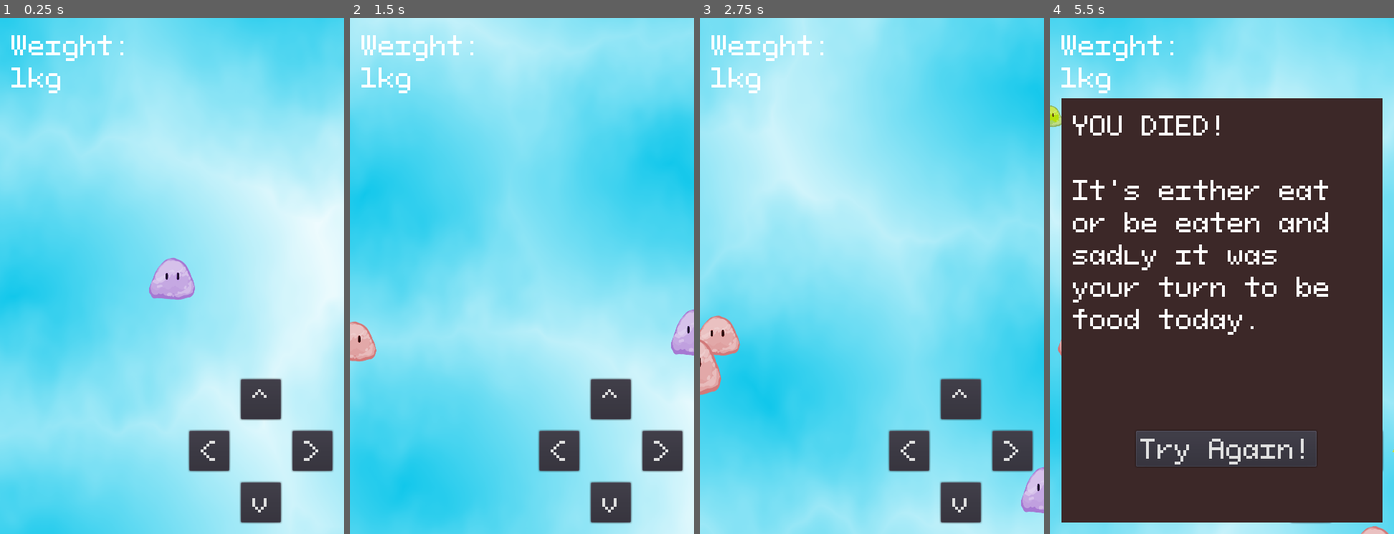
Above: before the commit, frames 1-4 (left to right).
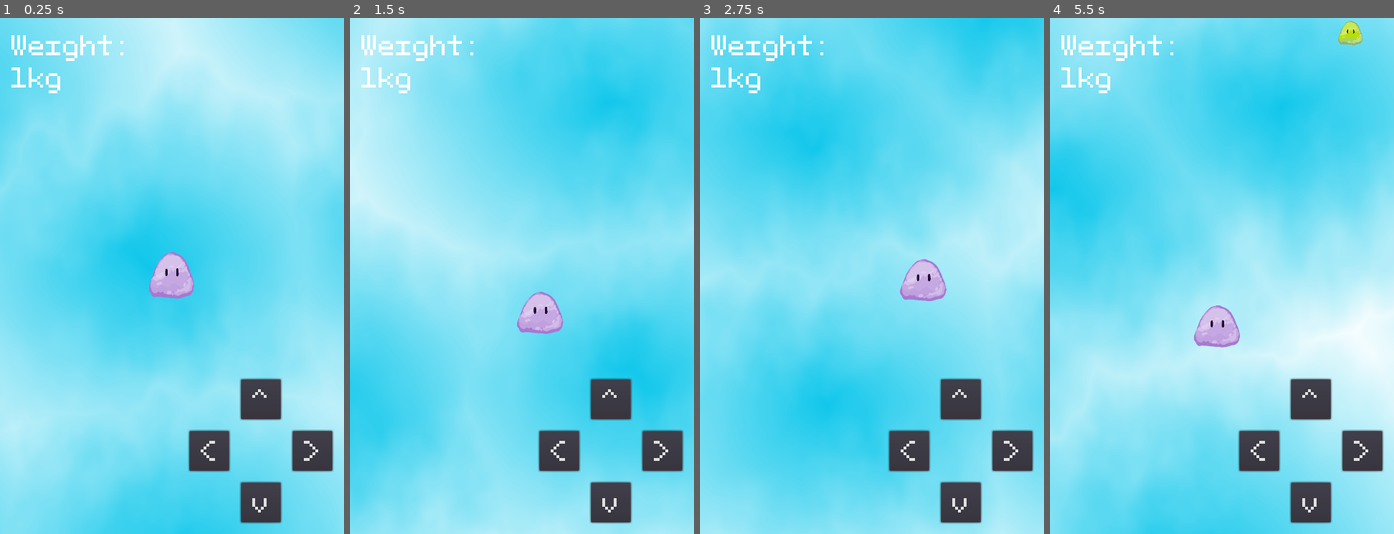
Above: after the commit, the same moments.

Repository: Demborg/scale_of_life
Game: Godot game, scene res://Main.tscn
The game is run twice, just before and just after one commit, with the same random seed, the same clock (stepped at 60 frames per second) and the same inputs.
Inputs:
- Up to frame 1 (0.25 s): no input
- Up to frame 2 (1.5 s): hold Right (ui_right) 0.53-1.28 s; hold Down (ui_down) from 1.28 s (still down)
- Up to frame 3 (2.75 s): release Down (ui_down) at 2.03 s; hold Right (ui_right) from 2.03 s (still down)
- Up to frame 4 (5.5 s): release Right (ui_right) at 2.78 s; hold Up (ui_up) 2.78-3.53 s; hold Left (ui_left) 3.53-5.03 s; hold Down (ui_down) from 5.03 s (still down)

The runs differ from the first frame. In frame 1, 70% of the frame differs, in the area x 0-100%, y 0-100%; in frame 2, 71%; in frame 3, 62%; in frame 4, 94%.

Commit message:
Rewrite to keep user in middle etc

Diff:
--- a/Control.tscn
+++ b/Control.tscn
@@ -3,9 +3,7 @@
 [ext_resource path="res://UI.gd" type="Script" id=1]
 [ext_resource path="res://Theme.tres" type="Theme" id=2]
 
-[node name="UI" type="Control"]
-anchor_right = 1.0
-anchor_bottom = 1.0
+[node name="UI" type="CanvasLayer"]
 script = ExtResource( 1 )
 
 [node name="Scale" type="RichTextLabel" parent="."]
--- a/Main.gd
+++ b/Main.gd
@@ -9,24 +9,21 @@
 func _process(delta):
 	if not $Node2D/Player.mass:
 		return
-	var target_scale = 1/sqrt($Node2D/Player.mass)
-	var current_scale = $Node2D.scale.x
 
-	var s = lerp(current_scale, target_scale, delta)
-	$Node2D.scale = Vector2(s, s)
 	var player_mass =$Node2D/Player.mass
 	$Control.set_weight(player_mass)
 	for c in $Node2D/Others.get_children():
 		c.set_danger(player_mass)
 
-	$TextureRect.material.set_shader_param("scale", 1 / s)
+	var s = $Node2D/Player.camera_s()
+	var pos = $Node2D/Player.camera_pos()
+	$BG/TextureRect.material.set_shader_param("scale", s)
+	$BG/TextureRect.material.set_shader_param("pos", pos)
 
 
 func new_game():
 	$Node2D/Player.show()
-	$Node2D/Player.start($StartPosition.position)
 	$Node2D/Player.set_mass(1)
-	$Node2D.scale = Vector2(1, 1)
 	$SpawnTimer.start()
 
 func _on_SpawnTimer_timeout():
@@ -34,7 +31,7 @@
 	var location = get_node("Path2D/PathFollow2D")
 	location.offset = randi()
 
-	o.position = location.position / $Node2D.scale
+	o.position = (location.position - Vector2(240, 360)) * sqrt($Node2D/Player.mass) + $Node2D/Player.position
 	o.compute_scale($Node2D/Player.mass * 2 * randf())
 	$Node2D/Others.add_child(o)
 	$SpawnTimer.wait_time = 1 / pow($Node2D/Player.mass, 0.2)
@@ -44,5 +41,6 @@
 	$Node2D/Player.hide()
 	$Control.die()
 
+
 func _on_Control_retry():
 	new_game()
--- a/Main.tscn
+++ b/Main.tscn
@@ -15,6 +15,7 @@
 [sub_resource type="ShaderMaterial" id=3]
 shader = ExtResource( 5 )
 shader_param/scale = 1.0
+shader_param/pos = Vector2( 0, 0 )
 shader_param/noise_vel = Vector2( 0.1, 0.3 )
 shader_param/NOISE_PATTERN = SubResource( 4 )
 
@@ -27,7 +28,9 @@
 script = ExtResource( 2 )
 other_scene = ExtResource( 3 )
 
-[node name="TextureRect" type="ColorRect" parent="."]
+[node name="BG" type="ParallaxBackground" parent="."]
+
+[node name="TextureRect" type="ColorRect" parent="BG"]
 material = SubResource( 3 )
 margin_right = 480.0
 margin_bottom = 720.0
@@ -45,9 +48,6 @@
 
 [node name="Others" type="Node2D" parent="Node2D"]
 
-[node name="StartPosition" type="Position2D" parent="."]
-position = Vector2( 240, 360 )
-
 [node name="Control" parent="." instance=ExtResource( 4 )]
 
 [connection signal="timeout" from="SpawnTimer" to="." method="_on_SpawnTimer_timeout"]
--- a/Other.tscn
+++ b/Other.tscn
@@ -29,26 +29,23 @@
 script = ExtResource( 2 )
 
 [node name="VisibilityNotifier2D" type="VisibilityNotifier2D" parent="."]
-scale = Vector2( 3, 3 )
+rect = Rect2( -100, -100, 200, 200 )
 
 [node name="CollisionShape2D" type="CollisionShape2D" parent="."]
 shape = SubResource( 2 )
-__meta__ = {
-"_edit_group_": true
-}
 
 [node name="Node2D" type="Node2D" parent="."]
 
 [node name="safe" type="AnimatedSprite" parent="Node2D"]
-visible = false
 scale = Vector2( 0.283, 0.376 )
 frames = SubResource( 1 )
+frame = 1
 playing = true
 
 [node name="danger" type="AnimatedSprite" parent="Node2D"]
-visible = false
 scale = Vector2( 0.28302, 0.376345 )
 frames = SubResource( 3 )
+frame = 1
 playing = true
 
 [connection signal="screen_exited" from="VisibilityNotifier2D" to="." method="_on_VisibilityNotifier2D_screen_exited"]
--- a/Player.gd
+++ b/Player.gd
@@ -14,20 +14,6 @@
 func max_speed():
 	return normalized_speed * scene_scale()
 
-func fix_pos():
-	if position.x < 0:
-		position.x = 0
-		velocity.x *= -1
-	if position.x > 480 * scene_scale():
-		position.x = 480 * scene_scale()
-		velocity.x *= -1
-	if position.y < 0:
-		position.y = 0
-		velocity.y *= -1
-	if position.y > 720 * scene_scale():
-		position.y = 720 * scene_scale()
-		velocity.y *= -1
-
 func _process(delta):
 	var direction = Vector2.ZERO
 	if Input.is_action_pressed("ui_right"):
@@ -40,7 +26,11 @@
 		direction.y -= 1
 	velocity = lerp(direction * max_speed(), velocity, momentum())
 	position += velocity * delta
-	fix_pos()
+
+	var target_zoom = scene_scale()
+	var current_zoom = $Camera2D.zoom.x
+	var zoom = lerp(current_zoom, target_zoom, delta)
+	$Camera2D.zoom = Vector2(zoom, zoom)
 
 func start(pos):
 	position = pos
@@ -49,10 +39,16 @@
 func set_mass(m):
 	mass = m
 	var s = scene_scale()
-	s = Vector2(s, s)
-	$Node2D.scale = s
-	$CollisionShape2D.scale = s
 
+	var s_vec = Vector2(s, s)
+	$Node2D.scale = s_vec
+	$CollisionShape2D.scale = s_vec
+
+func camera_s():
+	return $Camera2D.zoom.x
+
+func camera_pos():
+	return $Camera2D.global_position / Vector2(480, 720)
 
 func _on_Player_area_entered(area):
 	if area.mass < mass:
--- a/Player.tscn
+++ b/Player.tscn
@@ -5,9 +5,6 @@
 [ext_resource path="res://player1.png" type="Texture" id=3]
 [ext_resource path="res://eat.wav" type="AudioStream" id=4]
 [ext_resource path="res://death.wav" type="AudioStream" id=5]
-
-[sub_resource type="CircleShape2D" id=2]
-radius = 32.0
 
 [sub_resource type="SpriteFrames" id=1]
 animations = [ {
@@ -17,21 +14,20 @@
 "speed": 2.0
 } ]
 
+[sub_resource type="CircleShape2D" id=2]
+radius = 32.0
+
 [node name="Player" type="Area2D"]
 script = ExtResource( 2 )
 __meta__ = {
 "_edit_group_": true
 }
 
-[node name="CollisionShape2D" type="CollisionShape2D" parent="."]
-shape = SubResource( 2 )
-
 [node name="Node2D" type="Node2D" parent="."]
 
 [node name="AnimatedSprite" type="AnimatedSprite" parent="Node2D"]
 scale = Vector2( 0.306083, 0.423965 )
 frames = SubResource( 1 )
-frame = 1
 playing = true
 
 [node name="AudioStreamPlayer" type="AudioStreamPlayer" parent="."]
@@ -41,5 +37,12 @@
 [node name="DeathPlayer" type="AudioStreamPlayer" parent="."]
 stream = ExtResource( 5 )
 
+[node name="Camera2D" type="Camera2D" parent="."]
+current = true
+smoothing_enabled = true
+
+[node name="CollisionShape2D" type="CollisionShape2D" parent="."]
+shape = SubResource( 2 )
+
 [connection signal="area_entered" from="." to="." method="_on_Player_area_entered"]
 [connection signal="body_entered" from="." to="." method="_on_Player_body_entered"]
--- a/UI.gd
+++ b/UI.gd
@@ -1,4 +1,4 @@
-extends Control
+extends CanvasLayer
 
 signal retry
 
--- a/Water.gdshader
+++ b/Water.gdshader
@@ -1,6 +1,7 @@
 shader_type canvas_item;
 
 uniform float scale = 1;
+uniform vec2 pos = vec2(0, 0);
 
 uniform sampler2D NOISE_PATTERN;
 
@@ -33,7 +34,7 @@
 }
 
 void fragment() {
-	vec2 uv_scaled = scale * UV;
+	vec2 uv_scaled = scale * (UV -vec2(0.5, 0.5)) + pos;
 	vec2 offset = texture(NOISE_PATTERN, uv_scaled + TIME * noise_vel).xy * 0.2;
 	float worley = worley(uv_scaled - TIME * noise_vel + offset, 1.0, 2.0);
 	COLOR = vec4(1, 1, 1, worley);
Not shown, changed: docs/index.html
Not shown, changed: docs/index.pck
